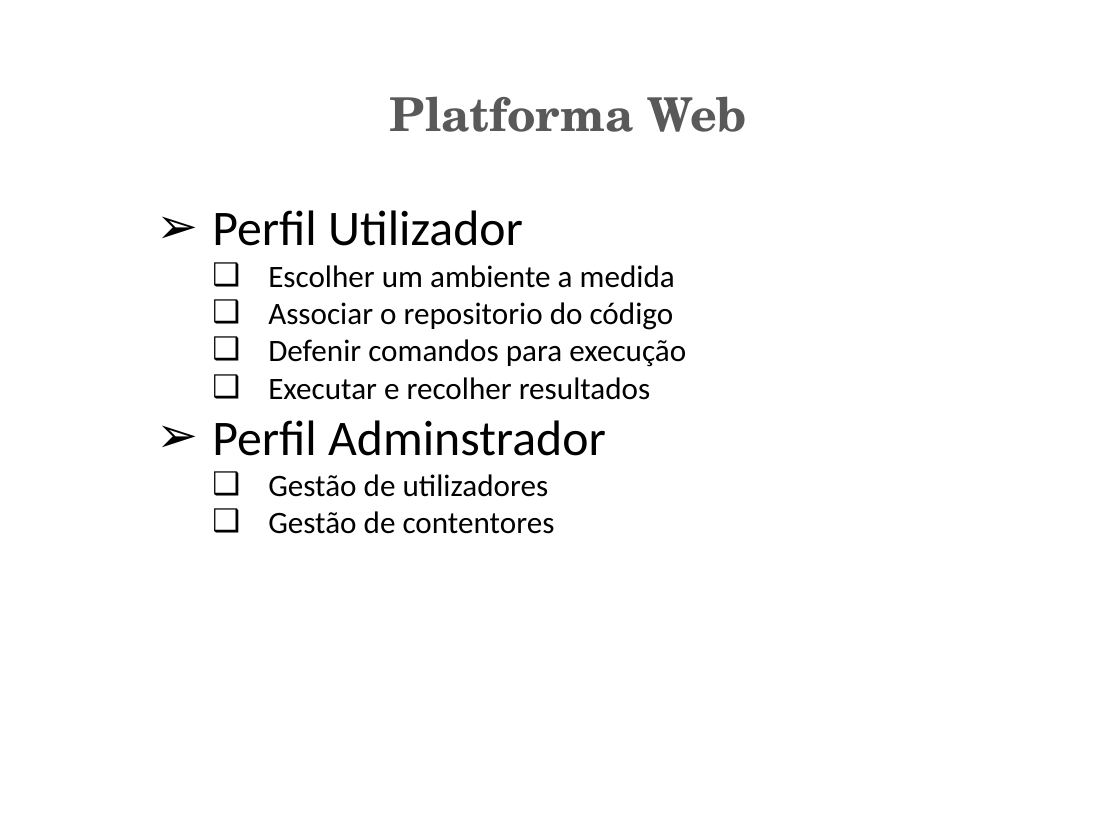
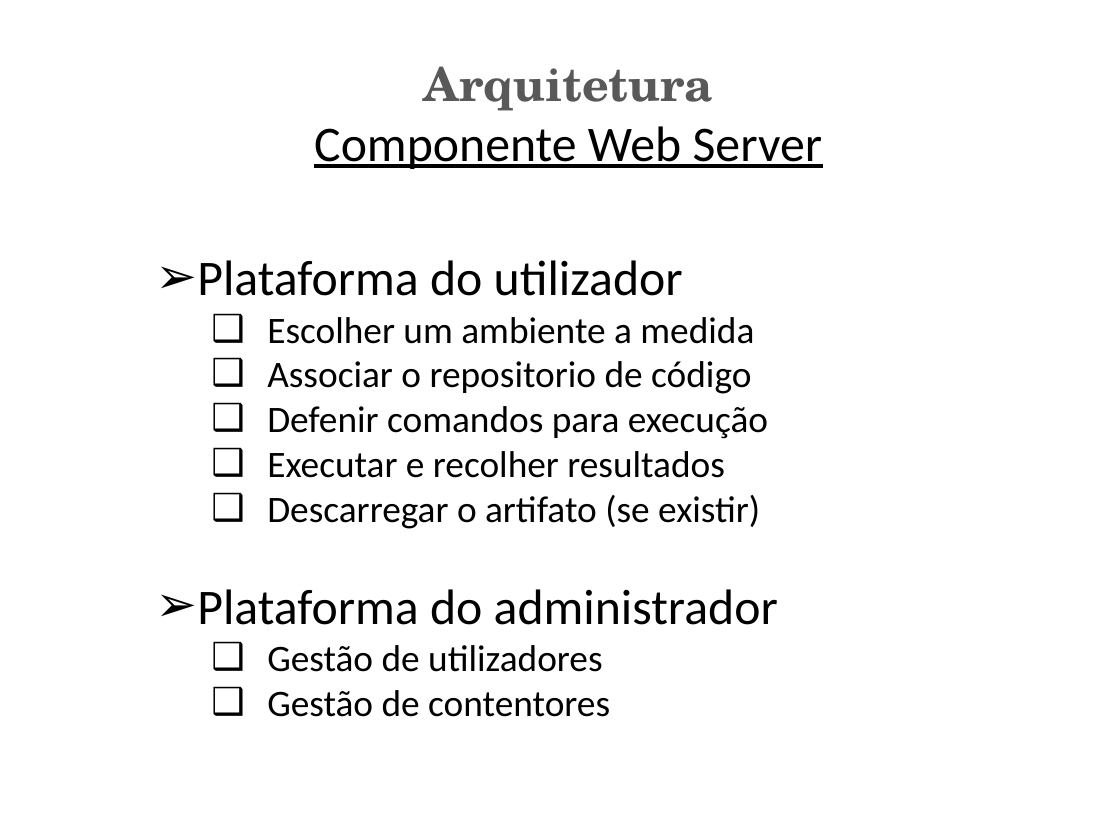
Before and after one commit to marcinschi-iuri/ciaasDocs, a slide deck: slide 9 of PCIS.pptx (slide 6 before the commit). Drawn at 1120x840 pixels with LibreOffice and Linux fonts; fonts in the diff are those of the drawing. Boxes give left, top, right and bottom in pixels: in the first picture for what was removed or moved away, otherwise in the second. Text is boxed around its words. In the diff, an @@ line names an element or a change of style, - is before the commit and + after.

Commit message:
Presentation

```diff
--- a/PCIS.pptx
+++ b/PCIS.pptx
@@ text at bbox=[314, 66, 823, 169]: text changed; size 30 to 32 pt; font TeX Gyre Schola to Calibri; text colour #595959 to #000000; bold off @@
-Platforma Web
+Arquitetura
+Componente Web Server
@@ text "Plataforma do utilizador": place and size @@
-text "Plataforma do utilizador" at bbox=[212, 210, 686, 534]
+text "Plataforma do utilizador" at bbox=[197, 260, 778, 717]
@@ text at bbox=[197, 260, 683, 296]: text changed @@
-➢ Perfil Utilizador
+➢ Plataforma do utilizador
@@ text at bbox=[267, 317, 768, 717]: size 20 to 24 pt in "Escolher um ambiente a medida", "Defenir comandos para execução", "Executar e recolher resultados", "Gestão de utilizadores" and 1 more places @@
@@ text at bbox=[267, 361, 751, 394]: text changed; size 20 to 24 pt @@
-  ❑ Associar o repositorio do código
+  ❑ Associar o repositorio de código
@@ text at bbox=[197, 495, 778, 625]: text changed; size 32 to 24 pt @@
-➢ Perfil Adminstrador
+  ❑ Descarregar o artifato (se existir)
+➢ Plataforma do administrador
```
Also in this commit, not shown: 4 other slides changed, 8 slides added, 1 slide removed.
